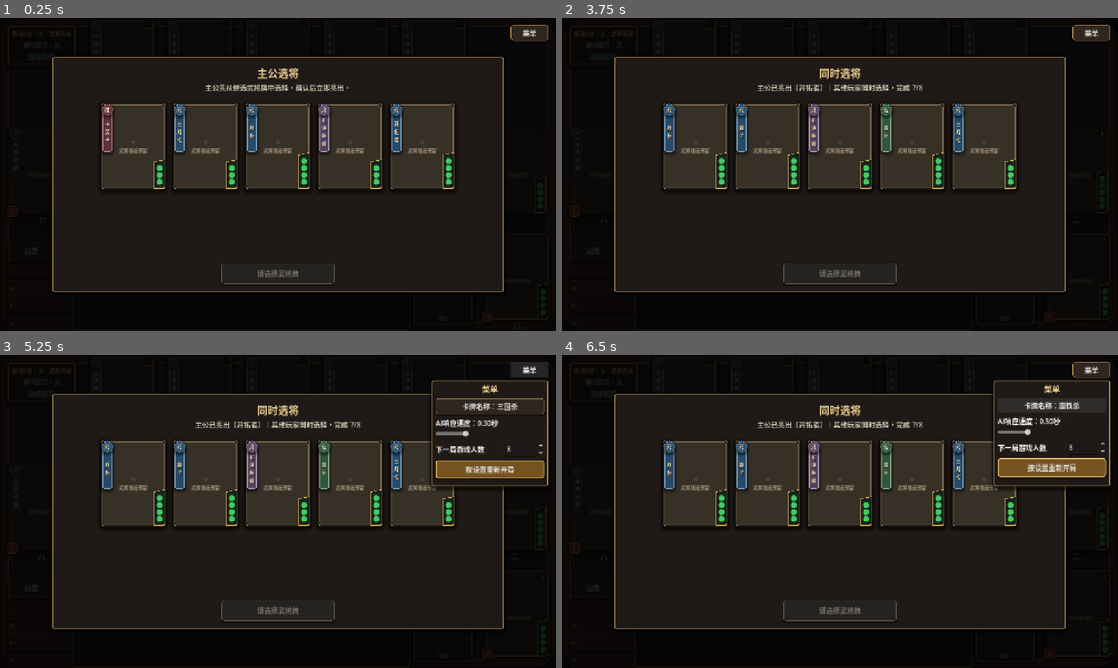
Above: before the commit, frames 1-4 (two rows, left to right).
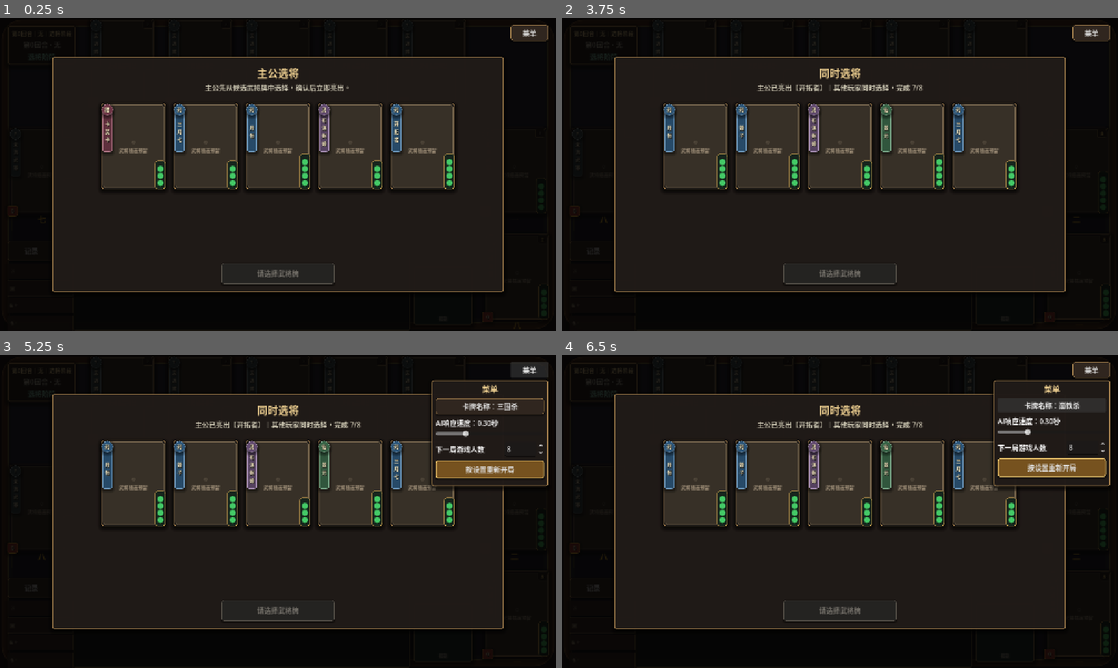
Above: after the commit, the same moments.

Repository: LisBam/hsr-kill
Game: Godot game, scene res://scenes/main.tscn
Two runs of this game, one before a commit and one after it. Both use one fixed random seed, a clock stepped at 60 frames per second and the inputs below.
Inputs:
- Up to frame 1 (0.25 s): no input
- Up to frame 2 (3.75 s): click "记录" at 0.5 s; click "菜单" at 1.25 s; click "卡牌名称：三国杀" at 2 s; click "卡牌名称：崩铁杀" at 2.75 s; click "按设置重新开局" at 3.5 s
- Up to frame 3 (5.25 s): click "记录" at 4.25 s; click "菜单" at 5 s
- Up to frame 4 (6.5 s): click "卡牌名称：三国杀" at 5.75 s

The runs differ from the first frame. In frame 1, 0.6% of the frame differs, in the area x 27-99%, y 42-96%; in frame 2, 0.6%; in frame 3, 0.6%; in frame 4, 0.6%.

Commit message:
1.重构体力值边框为圆角矩形   2.移除体力值斜边与折线渲染   3.调整体力值边框贴合武将牌边缘   4.完善体力值圆角矩形文档

Diff:
--- a/scenes/components/player_target_view.tscn
+++ b/scenes/components/player_target_view.tscn
@@ -91,6 +91,22 @@
 corner_radius_top_right = 14
 corner_radius_bottom_right = 14
 corner_radius_bottom_left = 14
+
+[sub_resource type="StyleBoxFlat" id="StyleHealthFrameRounded"]
+content_margin_left = 2.0
+content_margin_top = 2.0
+content_margin_right = 2.0
+content_margin_bottom = 2.0
+bg_color = Color(0.0901961, 0.145098, 0.113725, 1)
+border_width_left = 1
+border_width_top = 1
+border_width_right = 1
+border_width_bottom = 1
+border_color = Color(0.776471, 0.623529, 0.309804, 1)
+corner_radius_top_left = 6
+corner_radius_top_right = 6
+corner_radius_bottom_right = 6
+corner_radius_bottom_left = 6
 
 [sub_resource type="StyleBoxFlat" id="StylePlayerCardBack"]
 bg_color = Color(0.0823529, 0.121569, 0.137255, 1)
@@ -240,13 +256,17 @@
 offset_bottom = 196.0
 mouse_filter = 2
 
-[node name="Background" type="Polygon2D" parent="HealthFrame" unique_id=1967474850]
-unique_name_in_owner = true
-color = Color(0.0901961, 0.145098, 0.113725, 1)
-polygon = PackedVector2Array(0, 5, 24, 0, 24, 48, 23.5, 50.3, 21.7, 52.2, 19, 54, 0, 54)
+[node name="Background" type="Panel" parent="HealthFrame" unique_id=1967474850]
+unique_name_in_owner = true
+layout_mode = 0
+offset_right = 24.0
+offset_bottom = 54.0
+mouse_filter = 2
+theme_override_styles/panel = SubResource("StyleHealthFrameRounded")
 
 [node name="Border" type="Line2D" parent="HealthFrame" unique_id=304912383]
 unique_name_in_owner = true
+visible = false
 points = PackedVector2Array(0, 5, 24, 0, 24, 48, 23.5, 50.3, 21.7, 52.2, 19, 54, 0, 54, 0, 5)
 width = 1.5
 default_color = Color(0.776471, 0.623529, 0.309804, 1)
--- a/scripts/ui/player_target_view.gd
+++ b/scripts/ui/player_target_view.gd
@@ -24,13 +24,13 @@
 ## 体力梯形框上下内容留白；默认8像素为顶边斜角和底边各预留空间，运行时通常无需动态修改。
 @export_range(4.0, 20.0, 1.0) var health_frame_vertical_padding: float = 8.0
 
-## 体力框顶边斜角落差；默认5像素，直接保存在武将牌场景根脚本参数中，调整场景即可修改外观。
+## 体力框旧斜角落差兼容参数；圆角矩形模式不再读取该值，保留字段避免旧场景资源丢失配置。
 @export_range(0.0, 12.0, 1.0) var health_frame_top_slope: float = 5.0
 
 ## 体力框右下圆角半径；默认6像素与武将牌右下圆角一致，调整场景参数即可同步修改融合程度。
 @export_range(0.0, 16.0, 1.0) var health_frame_bottom_right_radius: float = 6.0
 
-## 体力框右下圆角采样段数；默认4段在小尺寸下足够平滑，增加会提高曲线细腻度但不改变规则逻辑。
+## 体力框旧圆角采样段数兼容参数；当前圆角由场景内 StyleBoxFlat 直接渲染，不再读取该值。
 @export_range(2, 8, 1) var health_frame_corner_segments: int = 4
 
 ## 单条装备牌信息占用的高度；默认15像素降低覆盖面积并在常规武将牌上同时叠放五个装备槽，运行时通常无需动态修改。
@@ -99,8 +99,8 @@
 ## 体力框场景容器；背景与描边节点直接位于武将牌场景内，便于在编辑器中调整颜色和层级。
 @onready var _health_frame: Control = $HealthFrame
 
-## 体力框不透明背景多边形；颜色直接由武将牌场景保存，脚本只更新动态几何点。
-@onready var _health_frame_background: Polygon2D = $HealthFrame/Background
+## 体力框不透明圆角矩形背景；颜色、描边与圆角均直接保存在武将牌场景 StyleBoxFlat 中。
+@onready var _health_frame_background: Panel = $HealthFrame/Background
 
 ## 体力框描边折线；颜色、宽度和抗锯齿直接由武将牌场景保存，脚本只更新动态几何点。
 @onready var _health_frame_border: Line2D = $HealthFrame/Border
@@ -395,33 +395,19 @@
 	var frame_width: float = maxf(34.0 if uses_numeric_health else health_pip_diameter + health_frame_extra_width, content_minimum_size.x + 4.0)
 	# 体力框高度；严格使用真实内容高度并增加上下留白，确保最后一项不会越过底边。
 	var frame_height: float = content_minimum_size.y + health_frame_vertical_padding
-	# 动态梯形尺寸；整体向武将牌内部缩进2像素，并始终保持右下对齐。
+	# 动态圆角矩形尺寸；右边与底边直接对齐武将牌边缘，使两个圆角边框紧密贴合。
 	var frame_size: Vector2 = Vector2(frame_width, frame_height)
 	_health_frame.size = frame_size
-	_health_frame.position = Vector2(card_size.x - frame_size.x - 2.0, card_size.y - frame_size.y - 2.0)
+	_health_frame.position = Vector2(card_size.x - frame_size.x, card_size.y - frame_size.y)
 	_update_health_frame_geometry(frame_size)
 	_health_pip_container.position = Vector2(2.0, health_frame_vertical_padding * 0.5)
 	_health_pip_container.size = Vector2(frame_size.x - 4.0, content_minimum_size.y)
 
 
-## 更新场景内体力框背景与描边点；顶边保持反向斜边，右下圆角与武将牌圆角自然衔接。
+## 更新场景内体力框圆角矩形尺寸；StyleBoxFlat 负责连续圆角与抗锯齿，不再生成斜边多边形。
 func _update_health_frame_geometry(frame_size: Vector2) -> void:
-	# 当前斜边高度；不能超过体力框高度的一半，避免低体力上限时边线交叉。
-	var slope_height: float = minf(health_frame_top_slope, frame_size.y * 0.5)
-	# 当前右下圆角半径；同时受框宽和框高限制，保证曲线始终位于体力框内部。
-	var corner_radius: float = minf(health_frame_bottom_right_radius, minf(frame_size.x, frame_size.y) * 0.5)
-	# 体力框几何点；从左侧斜边起点顺时针构造，并在右下角插入圆弧采样点。
-	var frame_points: PackedVector2Array = PackedVector2Array([Vector2(0.0, slope_height), Vector2(frame_size.x, 0.0), Vector2(frame_size.x, frame_size.y - corner_radius)])
-	for segment_index: int in range(1, health_frame_corner_segments + 1):
-		# 当前圆弧角度；从右侧0度逐步转到底部90度，形成与武将牌一致的右下圆角。
-		var angle: float = float(segment_index) / float(health_frame_corner_segments) * PI * 0.5
-		frame_points.append(Vector2(frame_size.x - corner_radius + cos(angle) * corner_radius, frame_size.y - corner_radius + sin(angle) * corner_radius))
-	frame_points.append(Vector2(0.0, frame_size.y))
-	_health_frame_background.polygon = frame_points
-	# 描边需要显式闭合到首点；背景多边形由 Polygon2D 自动闭合。
-	var border_points: PackedVector2Array = frame_points.duplicate()
-	border_points.append(frame_points[0])
-	_health_frame_border.points = border_points
+	_health_frame_background.position = Vector2.ZERO
+	_health_frame_background.size = frame_size
 
 
 ## 按固定槽位顺序把公开装备转换为参考图中的花色点数与牌名横条。
--- a/tests/smoke_test.gd
+++ b/tests/smoke_test.gd
@@ -342,14 +342,14 @@
 	# 编辑器体力边框；使用不透明梯形并按圆点数量缩放，默认空快照保持单枚圆点的最小高度。
 	var preview_health_frame: Control = player_card_template.get_node("HealthFrame") as Control
 	# 场景内体力框背景；必须直接属于武将牌场景，方便编辑器调整颜色与层级。
-	var preview_health_background: Polygon2D = player_card_template.get_node("HealthFrame/Background") as Polygon2D
+	var preview_health_background: Panel = player_card_template.get_node("HealthFrame/Background") as Panel
 	# 场景内体力框描边；必须直接属于武将牌场景，并使用与武将牌一致的右下圆角几何。
 	var preview_health_border: Line2D = player_card_template.get_node("HealthFrame/Border") as Line2D
 	# 判定区组件；根节点中心线位于武将牌底边，并在运行时生成菱形标记。
 	var preview_public_zone: JudgmentZoneView = player_card_template.get_node("PublicZone") as JudgmentZoneView
 	# 角色状态覆盖组件；替代旧 Status 标签，集中处理阵亡滤镜与横置链条。
 	var preview_state_overlay: PlayerStateOverlay = player_card_template.get_node("StateOverlay") as PlayerStateOverlay
-	if player_card_template.has_node("Seat") or player_card_tem …(98 unchanged characters)… ull or preview_health_border == null or not preview_artwork.position.is_equal_approx(Vector2(4.0, 4.0)) or not preview_artwork.size.is_equal_approx(Vector2(141.35, 190.8)) or not preview_character_name.size.is_equal_approx(Vector2(22.0, 93.0)) or not preview_faction_badge.size.is_equal_approx(Vector2(26.0, 26.0)) or not preview_hand_count.size.is_equal_approx(Vector2(24.0, 24.0)) or preview_hand_count.visible or not preview_identity_badge.size.is_equal_approx(Vector2(23.0, 20.0)) or preview_identity_badge.visible or not preview_health_frame.position.is_equal_approx(Vector2(122.35, 169.8)) or not preview_health_frame.size.is …(402 unchanged characters)…
+	if player_card_template.has_node("Seat") or player_card_tem …(98 unchanged characters)… ull or preview_health_border == null or preview_health_border.visible or not preview_artwork.position.is_equal_approx(Vector2(4.0, 4.0)) or not preview_artwork.size.is_equal_approx(Vector2(141.35, 190.8)) or not preview_character_name.size.is_equal_approx(Vector2(22.0, 93.0)) or not preview_faction_badge.size.is_equal_approx(Vector2(26.0, 26.0)) or not preview_hand_count.size.is_equal_approx(Vector2(24.0, 24.0)) or preview_hand_count.visible or not preview_identity_badge.size.is_equal_approx(Vector2(23.0, 20.0)) or preview_identity_badge.visible or not preview_health_frame.position.is_equal_approx(Vector2(124.35, 171.8)) or not preview_health_frame.size.is …(402 unchanged characters)…
 		printerr("SMOKE_FAIL player_card_scene_preview seat=%s status=%s static_pips=%d artwork_position=%s artwork=%s name=% …(426 unchanged characters)…
 		get_tree().quit(1)
 		return
Not shown, changed: docs/游戏机制与玩法内容.md
Not shown, changed: docs/界面与交互.md
